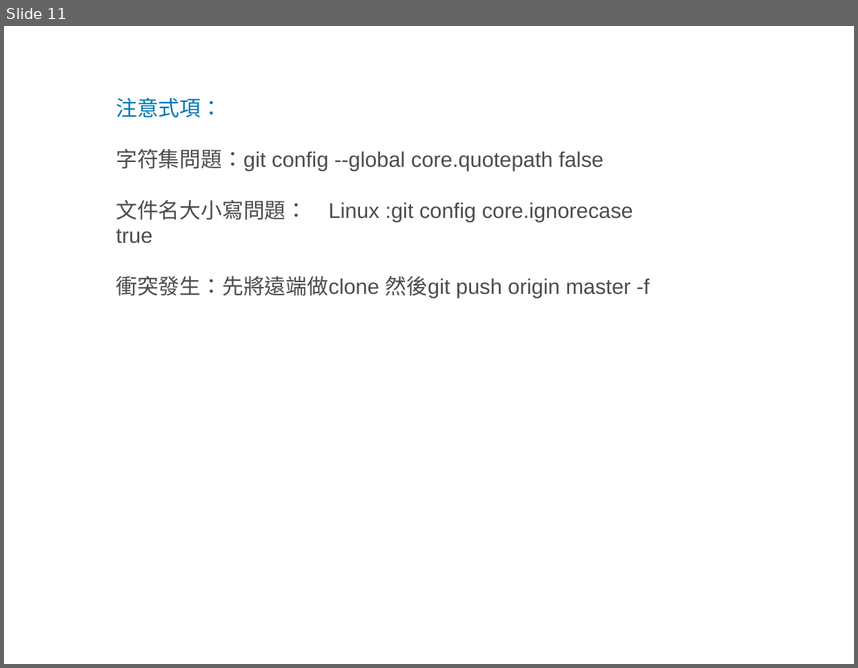
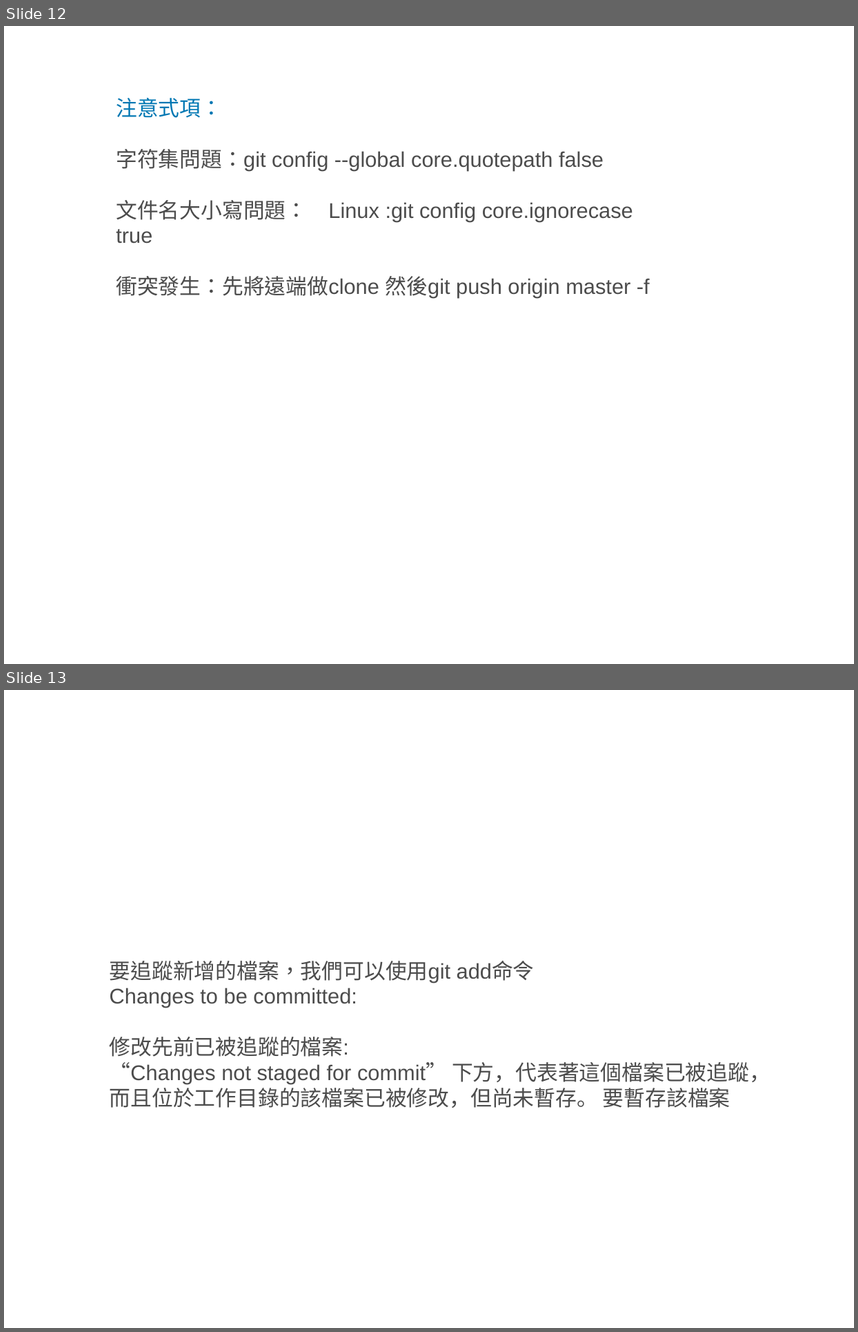
Before and after one commit to rai1872/xsync, a slide deck: 版本控制.pptx. Shown one above the other, each under a label of ours: slide 11 before the commit, slides 12 and 13 after it. The pictures are 858x668 and 858x1332 pixels, drawn with LibreOffice and Linux fonts; fonts in the diff are those of the drawing. Boxes give left, top, right and bottom in pixels: in the first picture for what was removed or moved away, otherwise in the second. Text is boxed around its words. In the diff, an @@ line names an element or a change of style, - is before the commit and + after.

```diff
--- a/版本控制.pptx
+++ b/版本控制.pptx
@@ slide 13 added at [4,690,854,1328], background #FFFFFF @@
@@ text added at [110,960,771,1107], 18 pt, text #4C4C4C @@
+要追蹤新增的檔案，我們可以使用git add命令
+Changes to be committed:
+修改先前已被追蹤的檔案:
+“Changes not staged for commit” 下方，代表著這個檔案已被追蹤，而且位於工作目錄的該檔案已被修改，但尚未暫存。 要暫存該檔案
@@ what was slide 11 is now slide 12 @@
```
Also in this commit, not shown: 1 other file.
